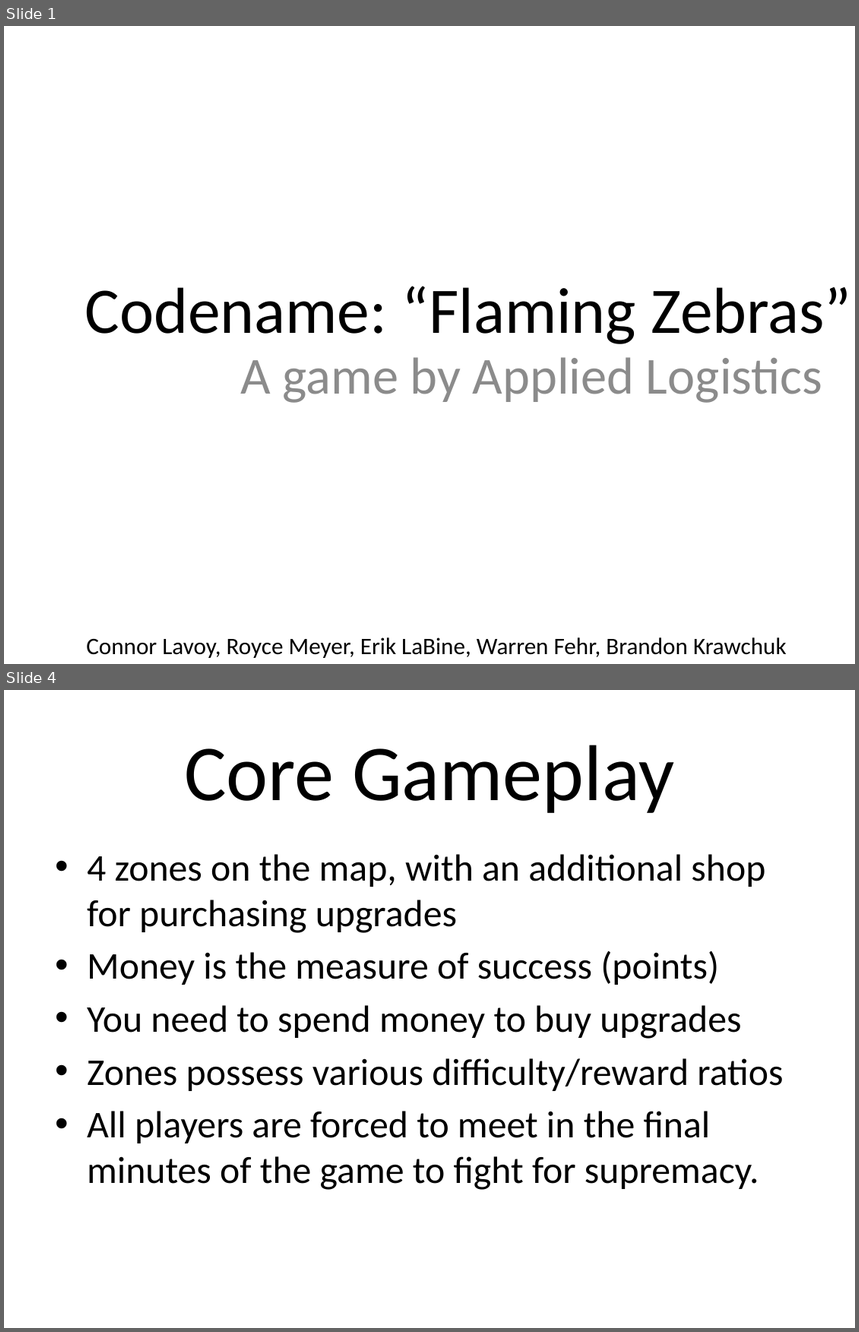
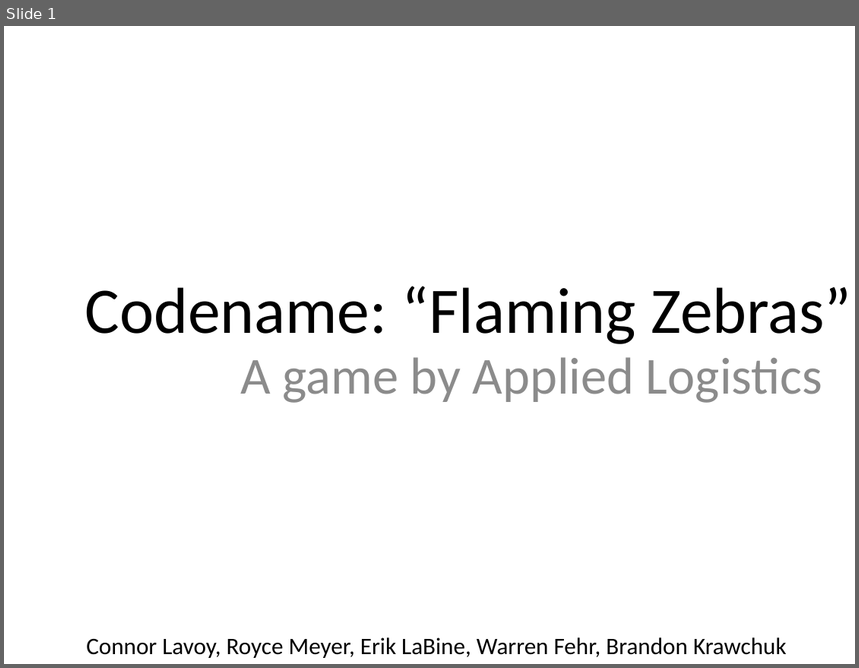
Before and after one commit to Assisting/flaming-zebras, a slide deck: Codename flaming zebras.pptx. Shown one above the other, each under a label of ours: slides 1 and 4 before the commit, slide 1 after it; the slides between them are not shown. The pictures are 859x1332 and 859x668 pixels, drawn with LibreOffice and Linux fonts; fonts in the diff are those of the drawing. Boxes give left, top, right and bottom in pixels: in the first picture for what was removed or moved away, otherwise in the second. Text is boxed around its words. In the diff, an @@ line names an element or a change of style, - is before the commit and + after.

```diff
--- a/Codename flaming zebras.pptx
+++ b/Codename flaming zebras.pptx
@@ slide 4 removed at <box>4,690,855,1328</box>, background #FFFFFF @@
@@ title removed at <box>184,745,674,813</box> @@
-Core Gameplay
@@ text removed at <box>87,854,783,1190</box> @@
-• 4 zones on the map, with an additional shop for purchasing upgrades
-• Money is the measure of success (points)
-• You need to spend money to buy upgrades
-• Zones possess various difficulty/reward ratios
-• All players are forced to meet in the final minutes of the game to fight for supremacy.
```
Also in this commit, not shown: 2 slides changed, 5 slides added.
